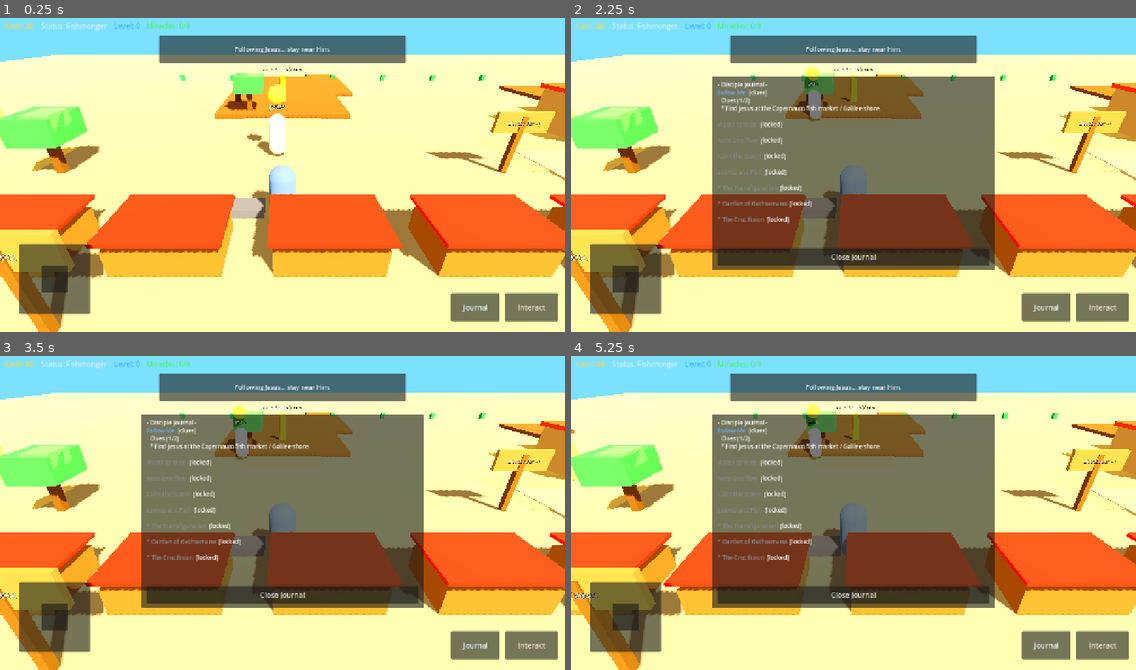
Above: before the commit, frames 1-4 (two rows, left to right).
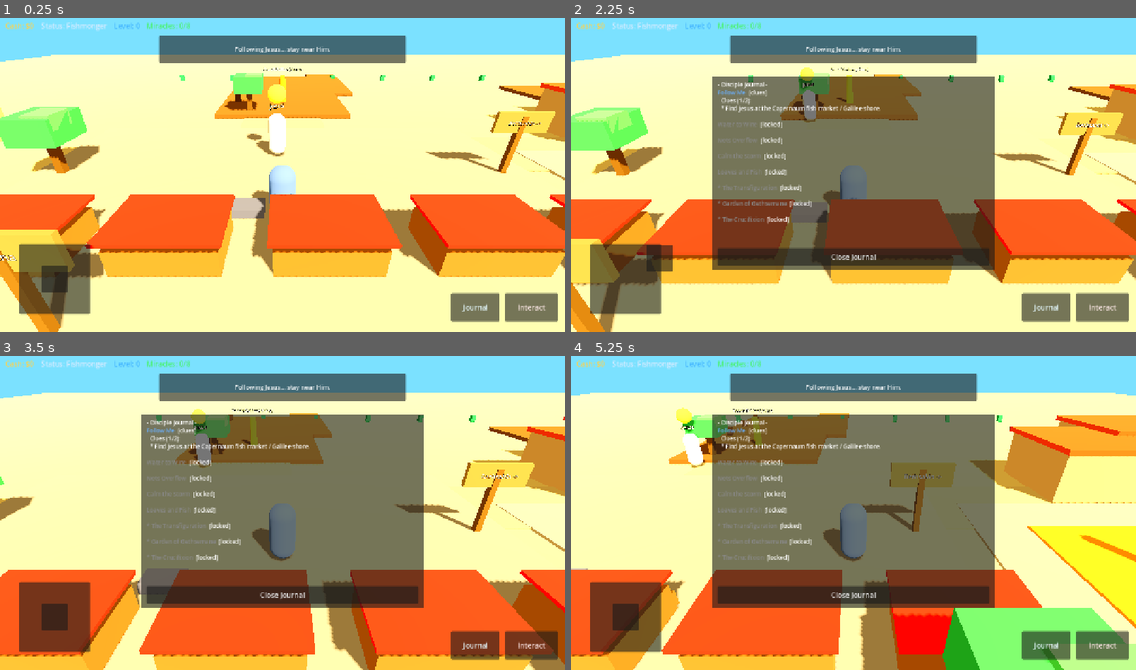
Above: after the commit, the same moments.

Repository: 3lshadai-ux/Infidel-Crusader
Game: Godot game, scene res://scenes/main.tscn
Two runs of this game, one before a commit and one after it. Both use one fixed random seed, a clock stepped at 60 frames per second and the inputs below.
Inputs (mouse positions are in pixels of both pictures, inside the frame that each line leads up to):
- Up to frame 1 (0.25 s): no input
- Up to frame 2 (2.25 s): click "Journal" at 0.5 s; click "Interact" at 1.25 s; drag from (627, 278) to (910, 102) at 2.02 s
- Up to frame 3 (3.5 s): drag from (169, 525) to (254, 575) at 2.77 s
- Up to frame 4 (5.25 s): tap Enter at 3.5 s; move the mouse to (910, 440) at 3.52 s; hold D (move_right) 3.53-4.25 s; tap E (interact) at 3.6, 5.1 s; click (910, 440) at 3.67 s; drag from (825, 575) to (684, 462) at 4.27 s; move the mouse to (1023, 560) at 5.02 s; hold A (move_left) from 5.03 s (still down); click (1023, 560) at 5.17 s

The runs differ from the first frame. In frame 1, 0.2% of the frame differs, in the area x 0-96%, y 18-83%; in frame 2, 14%; in frame 3, 44%; in frame 4, 52%, in the area x 0-100%, y 11-100%.

Commit message:
fix(mobile): touch joystick, gravity, Jesus follow radii (v0.2.3)

Diff:
--- a/scripts/jesus_npc.gd
+++ b/scripts/jesus_npc.gd
@@ -4,8 +4,8 @@
 enum Phase { WAITING, WALKING, ARRIVED }
 
 @export var walk_speed: float = 3.2
-@export var follow_radius: float = 8.0
-@export var lose_radius: float = 14.0
+@export var follow_radius: float = 10.0
+@export var lose_radius: float = 18.0
 
 @onready var path_points: Node3D = $PathPoints
 @onready var marker_mesh: MeshInstance3D = $MarkerBeacon
@@ -27,16 +27,17 @@
 	GameState.update_mission_text("Approach Jesus at the Capernaum shore (yellow beacon).")
 
 func _physics_process(delta: float) -> void:
-	if _player == null:
+	if _player == null or not is_instance_valid(_player):
 		_player = get_tree().get_first_node_in_group("player") as Node3D
-		return
+		if _player == null:
+			return
 
 	var dist := global_position.distance_to(_player.global_position)
 
 	match phase:
 		Phase.WAITING:
 			_bob_marker(delta)
-			if dist <= follow_radius * 0.75:
+			if dist <= follow_radius:
 				_start_follow()
 		Phase.WALKING:
 			_bob_marker(delta)
--- a/scripts/player.gd
+++ b/scripts/player.gd
@@ -2,9 +2,10 @@
 ## Third-person mobile-friendly character controller.
 ## Keyboard (WASD) on desktop; virtual joystick on touch.
 
-@export var move_speed: float = 7.0
-@export var acceleration: float = 14.0
+@export var move_speed: float = 7.5
+@export var acceleration: float = 16.0
 @export var rotation_speed: float = 12.0
+@export var gravity: float = 20.0
 
 @onready var mesh: MeshInstance3D = $MeshInstance3D
 @onready var camera_pivot: Node3D = $CameraPivot
@@ -15,8 +16,10 @@
 var joystick_input: Vector2 = Vector2.ZERO
 
 func _ready() -> void:
+	add_to_group("player")
 	spring_arm.spring_length = 7.0
 	spring_arm.rotation_degrees.x = -28.0
+	floor_snap_length = 0.4
 
 func _physics_process(delta: float) -> void:
 	var input_dir := _get_move_input()
@@ -25,19 +28,30 @@
 	var right := cam_basis.x
 	forward.y = 0.0
 	right.y = 0.0
-	forward = forward.normalized()
-	right = right.normalized()
+	if forward.length_squared() > 0.0001:
+		forward = forward.normalized()
+	if right.length_squared() > 0.0001:
+		right = right.normalized()
 
-	var direction := (right * input_dir.x + forward * input_dir.y).normalized()
+	var direction := (right * input_dir.x + forward * input_dir.y)
+	if direction.length_squared() > 1.0:
+		direction = direction.normalized()
+
 	var target_vel := direction * move_speed
-	velocity.x = lerpf(velocity.x, target_vel.x, acceleration * delta)
-	velocity.z = lerpf(velocity.z, target_vel.z, acceleration * delta)
-	velocity.y = -9.8
+	velocity.x = lerpf(velocity.x, target_vel.x, clampf(acceleration * delta, 0.0, 1.0))
+	velocity.z = lerpf(velocity.z, target_vel.z, clampf(acceleration * delta, 0.0, 1.0))
+
+	if not is_on_floor():
+		velocity.y -= gravity * delta
+	else:
+		if velocity.y < 0.0:
+			velocity.y = 0.0
 
 	if direction.length_squared() > 0.01:
-		var look_target := global_position + direction
-		var target_basis := Basis.looking_at(look_target - global_position, Vector3.UP)
-		mesh.global_transform.basis = mesh.global_transform.basis.slerp(target_basis, rotation_speed * delta)
+		var look_target := global_position + Vector3(direction.x, 0.0, direction.z)
+		if look_target.distance_squared_to(global_position) > 0.001:
+			var target_basis := Basis.looking_at(look_target - global_position, Vector3.UP)
+			mesh.global_transform.basis = mesh.global_transform.basis.slerp(target_basis, clampf(rotation_speed * delta, 0.0, 1.0))
 
 	move_and_slide()
 
@@ -48,4 +62,4 @@
 	return joystick_input
 
 func set_joystick(dir: Vector2) -> void:
-	joystick_input = dir
+	joystick_input = dir.limit_length(1.0)
--- a/scripts/virtual_joystick.gd
+++ b/scripts/virtual_joystick.gd
@@ -1,67 +1,92 @@
 extends Control
-## Left-side virtual stick for mobile; mouse-drag works on desktop too.
+## Mobile virtual stick — uses global touch coords so Android touches register reliably.
 
 signal direction_changed(dir: Vector2)
 
-@export var deadzone: float = 0.15
-@export var max_radius: float = 80.0
+@export var deadzone: float = 0.12
+@export var max_radius: float = 90.0
 
 @onready var base: Panel = $Base
 @onready var knob: Panel = $Base/Knob
 
 var _touch_index: int = -1
-var _center: Vector2 = Vector2.ZERO
+var _center_global: Vector2 = Vector2.ZERO
 var _active: bool = false
 
 func _ready() -> void:
-	_center = base.size * 0.5
-	knob.position = _center - knob.size * 0.5
-	visible = true
+	mouse_filter = Control.MOUSE_FILTER_STOP
+	if base:
+		base.mouse_filter = Control.MOUSE_FILTER_IGNORE
+	if knob:
+		knob.mouse_filter = Control.MOUSE_FILTER_IGNORE
+	set_process_input(true)
+	call_deferred("_refresh_center")
+	visibility_changed.connect(_refresh_center)
+	resized.connect(_refresh_center)
 
-func _gui_input(event: InputEvent) -> void:
+func _refresh_center() -> void:
+	if base == null:
+		return
+	_center_global = base.get_global_rect().get_center()
+	_reset_knob_visual()
+
+func _input(event: InputEvent) -> void:
+	# Prefer raw screen touch on device; also accept mouse (emulated touch / desktop).
 	if event is InputEventScreenTouch:
-		_handle_touch(event)
-	elif event is InputEventScreenDrag and _active:
-		_update_knob(event.position)
-	elif event is InputEventMouseButton:
-		_handle_mouse_button(event)
+		var st := event as InputEventScreenTouch
+		if st.pressed and _touch_index < 0:
+			if _in_stick_zone(st.position):
+				_touch_index = st.index
+				_active = true
+				_update_from_global(st.position)
+				get_viewport().set_input_as_handled()
+		elif (not st.pressed) and st.index == _touch_index:
+			_reset()
+			get_viewport().set_input_as_handled()
+	elif event is InputEventScreenDrag and _active and event.index == _touch_index:
+		_update_from_global(event.position)
+		get_viewport().set_input_as_handled()
+	elif event is InputEventMouseButton and event.button_index == MOUSE_BUTTON_LEFT:
+		if event.pressed and _touch_index < 0 and _in_stick_zone(event.position):
+			_touch_index = -2
+			_active = true
+			_update_from_global(event.position)
+			get_viewport().set_input_as_handled()
+		elif (not event.pressed) and _touch_index == -2:
+			_reset()
+			get_viewport().set_input_as_handled()
 	elif event is InputEventMouseMotion and _active and _touch_index == -2:
-		_update_knob(event.position)
+		if event.button_mask & MOUSE_BUTTON_MASK_LEFT:
+			_update_from_global(event.position)
+			get_viewport().set_input_as_handled()
 
-func _handle_touch(event: InputEventScreenTouch) -> void:
-	if event.pressed and _touch_index < 0:
-		if _point_in_base(event.position):
-			_touch_index = event.index
-			_active = true
-			_update_knob(event.position)
-	elif not event.pressed and event.index == _touch_index:
-		_reset()
+func _in_stick_zone(global_pos: Vector2) -> bool:
+	# Generous hit area: whole joystick control rect (not just the base panel).
+	return get_global_rect().grow(24.0).has_point(global_pos)
 
-func _handle_mouse_button(event: InputEventMouseButton) -> void:
-	if event.button_index != MOUSE_BUTTON_LEFT:
-		return
-	if event.pressed and _touch_index < 0 and _point_in_base(event.position):
-		_touch_index = -2
-		_active = true
-		_update_knob(event.position)
-	elif not event.pressed and _touch_index == -2:
-		_reset()
-
-func _point_in_base(local_pos: Vector2) -> bool:
-	return Rect2(Vector2.ZERO, base.size).has_point(local_pos)
-
-func _update_knob(local_pos: Vector2) -> void:
-	var offset := local_pos - _center
+func _update_from_global(global_pos: Vector2) -> void:
+	if _center_global == Vector2.ZERO:
+		_refresh_center()
+	var offset := global_pos - _center_global
 	if offset.length() > max_radius:
 		offset = offset.normalized() * max_radius
-	knob.position = _center + offset - knob.size * 0.5
+	if knob and base:
+		var local_center := base.size * 0.5
+		knob.position = local_center + offset - knob.size * 0.5
 	var dir := offset / max_radius
 	if dir.length() < deadzone:
 		dir = Vector2.ZERO
+	# UI Y down → game forward is -Y in stick space
 	direction_changed.emit(Vector2(dir.x, -dir.y))
+
+func _reset_knob_visual() -> void:
+	if knob == null or base == null:
+		return
+	var local_center := base.size * 0.5
+	knob.position = local_center - knob.size * 0.5
 
 func _reset() -> void:
 	_touch_index = -1
 	_active = false
-	knob.position = _center - knob.size * 0.5
+	_reset_knob_visual()
 	direction_changed.emit(Vector2.ZERO)
